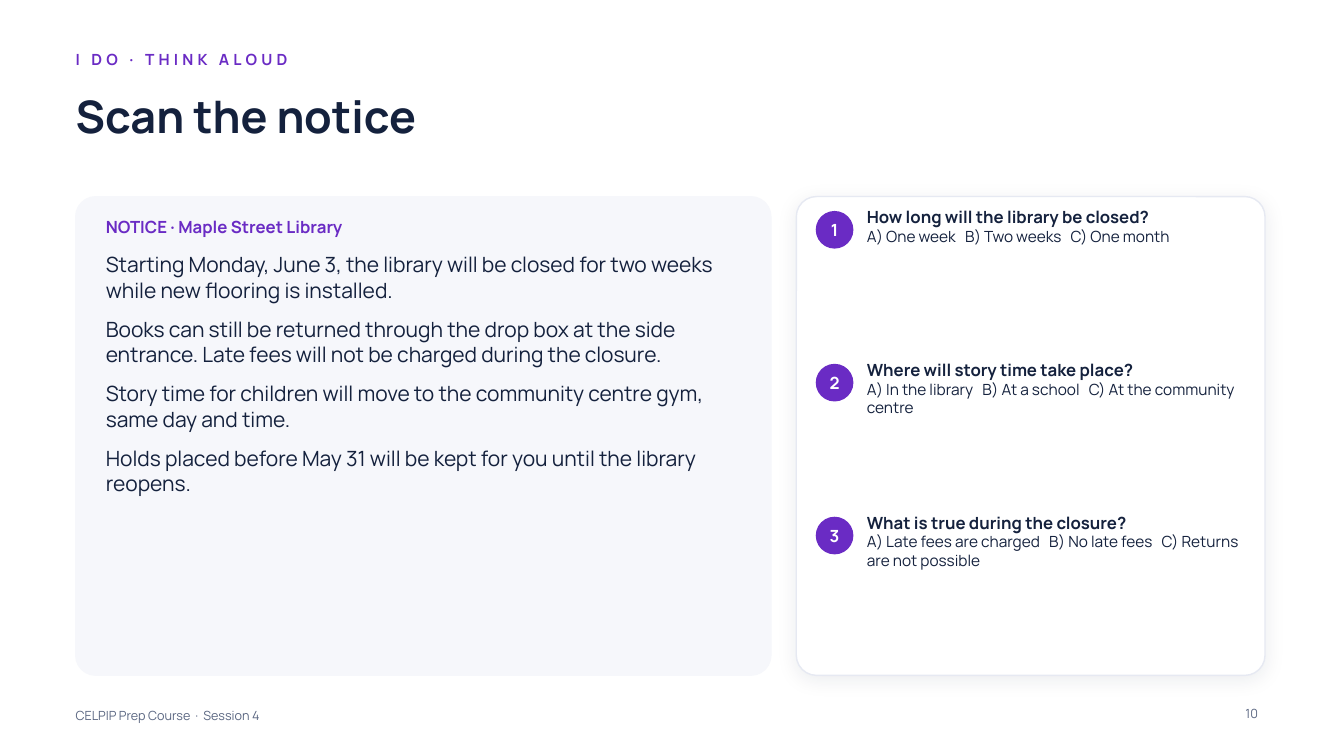
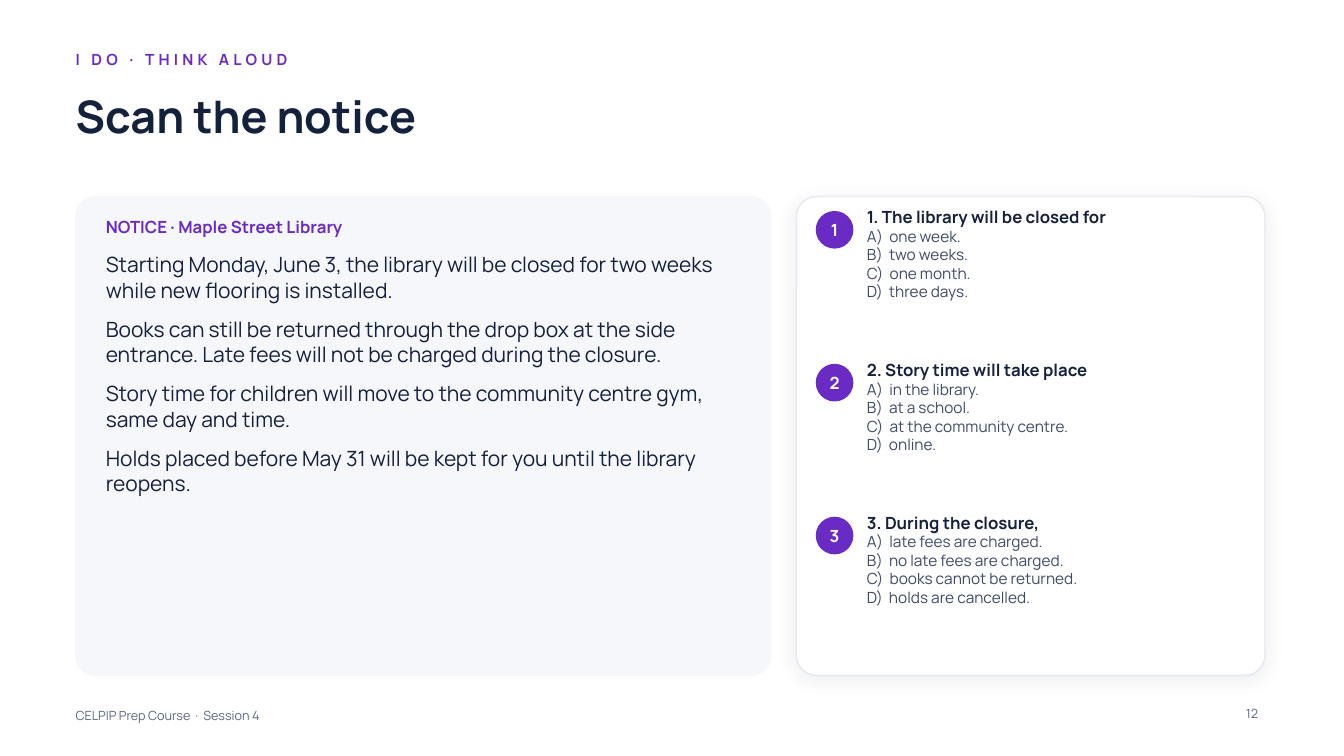
Before and after one commit to learnovateqa/The_English_Academy_CELPIP, a slide deck: slide 12 of decks/session-04.pptx (slide 10 before the commit). Drawn at 1344x756 pixels with LibreOffice and Linux fonts; fonts in the diff are those of the drawing. Boxes give left, top, right and bottom in pixels: in the first picture for what was removed or moved away, otherwise in the second. Text is boxed around its words. In the diff, an @@ line names an element or a change of style, - is before the commit and + after.

```diff
--- a/decks/session-04.pptx
+++ b/decks/session-04.pptx
@@ text at box(867, 210, 1106, 301): text changed; size 12 to 11 pt; text colour #14213D to #3D4A66; bold off @@
-How long will the library be closed?
-A) One week B) Two weeks C) One month
+1. The library will be closed for
+A) one week.
+B) two weeks.
+C) one month.
+D) three days.
@@ text at box(867, 363, 1087, 453): text changed; text colour #14213D to #3D4A66 @@
-Where will story time take place?
-A) In the library B) At a school C) At the community centre
+2. Story time will take place
+A) in the library.
+B) at a school.
+C) at the community centre.
+D) online.
@@ text at box(867, 516, 1077, 606): text changed; text colour #14213D to #3D4A66 @@
-What is true during the closure?
-A) Late fees are charged B) No late fees C) Returns are not possible
+3. During the closure,
+A) late fees are charged.
+B) no late fees are charged.
+C) books cannot be returned.
+D) holds are cancelled.
@@ page number at box(1246, 708, 1258, 718): text changed @@
-10
+12
```
Also in this commit, not shown: 9 other slides changed, 3 slides added, 2 other files.
